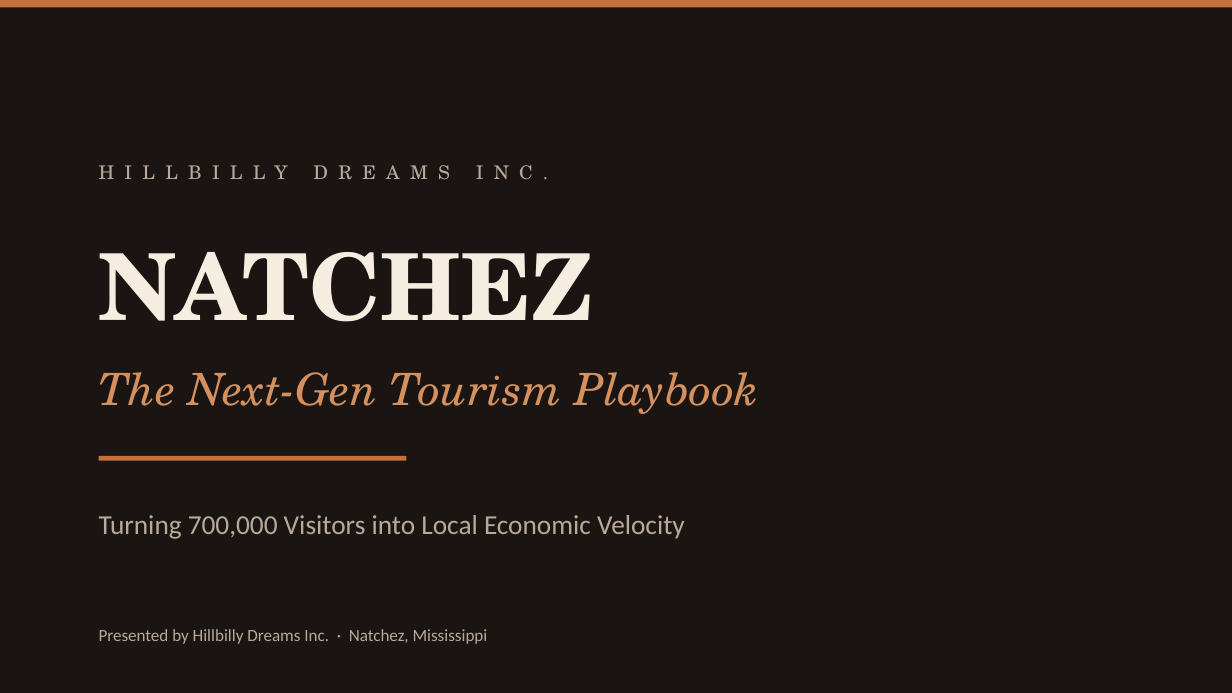
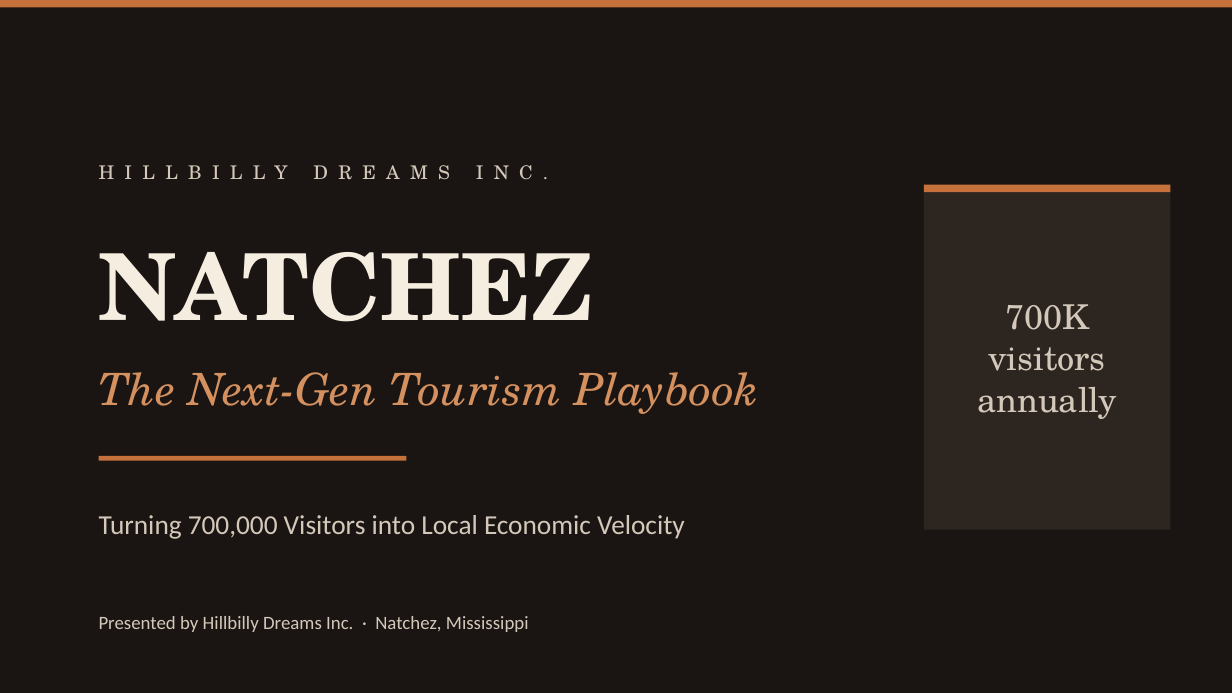
Before and after one commit to CPTV27/hillbilly-dreams, a slide deck: slide 1 of docs/pitches/Natchez-Tourism-Playbook.pptx. Drawn at 1232x693 pixels with LibreOffice and Linux fonts; fonts in the diff are those of the drawing. Boxes give left, top, right and bottom in pixels: in the first picture for what was removed or moved away, otherwise in the second. Text is boxed around its words. In the diff, an @@ line names an element or a change of style, - is before the commit and + after.

```diff
--- a/docs/pitches/Natchez-Tourism-Playbook.pptx
+++ b/docs/pitches/Natchez-Tourism-Playbook.pptx
@@ text "HILLBILLY DREAMS INC." at (99,148,1084,197): text colour #B8A99A to #D4C8BA @@
@@ rectangle added at (924,185,1170,530), fill #2C2520 @@
@@ rectangle added at (924,185,1170,192), fill #C4713B @@
@@ text added at (977,304,1117,419), 20 pt, text #D4C8BA @@
+700K
+visitors
+annually
@@ text "Turning 700,000 Visitors into Local ..." at (99,515,685,539): text colour #B8A99A to #D4C8BA @@
@@ text "Presented by Hillbilly Dreams Inc. ...": place and size @@
-text "Presented by Hillbilly Dreams Inc. ..." at (99,629,488,644)
+text "Presented by Hillbilly Dreams Inc. ..." at (99,616,529,632)
@@ text "Presented by Hillbilly Dreams Inc. ..." at (99,616,529,632): size 10 to 11 pt, text colour #B8A99A to #D4C8BA @@
```
Also in this commit, not shown: 7 other slides changed, 15 other files.
